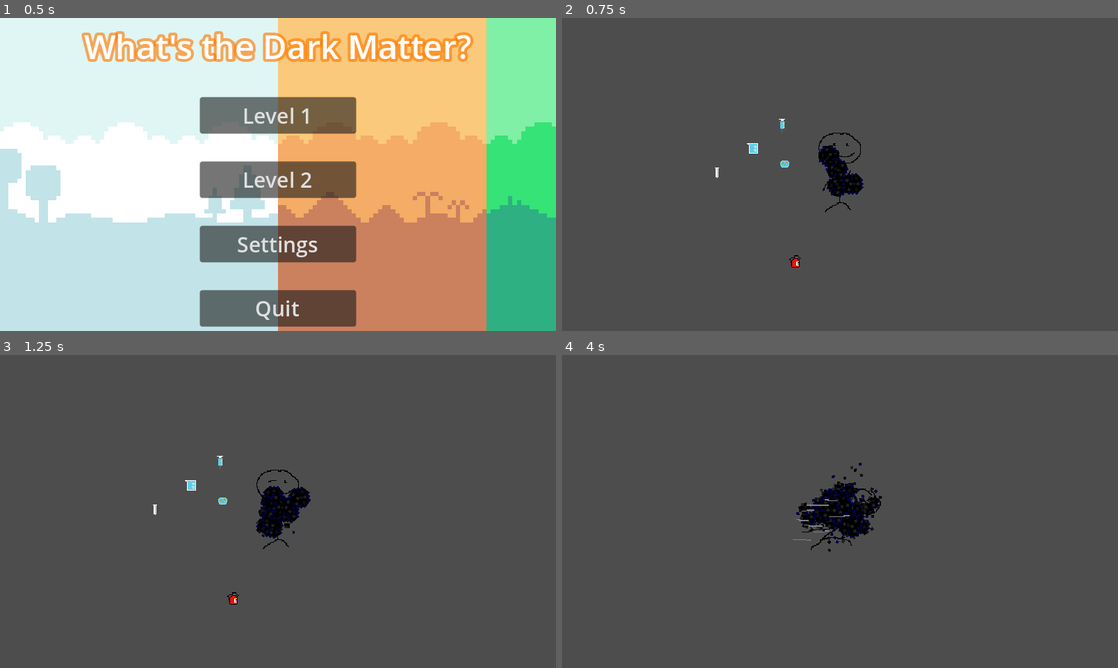
Above: before the commit, frames 1-4 (two rows, left to right).
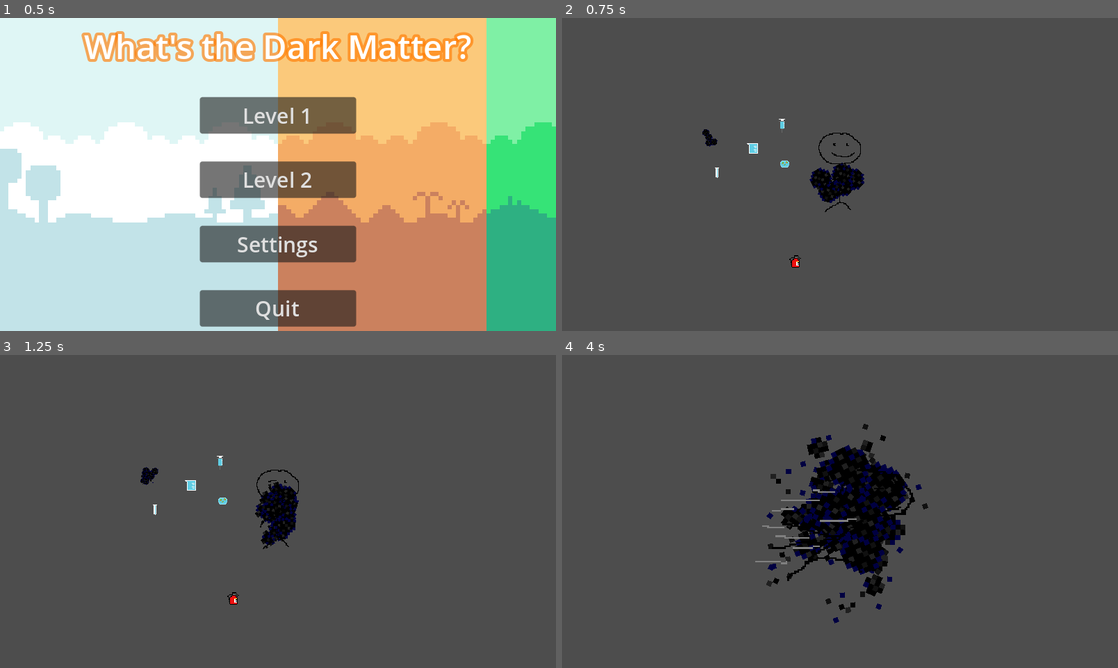
Above: after the commit, the same moments.

Repository: BenBenBenB/godot-testing-2d
Game: Godot game, scene res://scene/main.tscn
Two runs of this game, one before a commit and one after it. Both use one fixed random seed, a clock stepped at 60 frames per second and the inputs below.
Inputs:
- Up to frame 1 (0.5 s): no input
- Up to frame 2 (0.75 s): click "Level 2" at 0.5 s
- Up to frame 3 (1.25 s): no input
- Up to frame 4 (4 s): tap Enter (ui_accept) at 1.25, 1.52, 2.27, 3.77 s; hold Space (grow) 1.28-2.03 s; hold D (move_right) 1.28-2.78 s; tap Shift (shrink) at 1.55, 2.1, 3.05, 3.6 s; tap Space (grow) at 2.3, 3.8 s; hold A (move_left) 2.78-3.53 s; hold Space (grow) 2.78-3.53 s; hold D (move_right) from 3.53 s (still down)

Frame 1 is identical in both runs. In frame 2, 0.8% of the frame differs, in the area x 25-55%, y 35-60%; in frame 3, 1.0%; in frame 4, 6.1%, in the area x 34-66%, y 22-86%.

Commit message:
fix editor complaints

Diff:
--- a/scene/entity/player_top_down.gd
+++ b/scene/entity/player_top_down.gd
@@ -3,18 +3,18 @@
 var gravity = 0
 
 @export var mass: float = 1000.0
-const NORMALMASS: float = 1000.0
+@export var normal_mass: float = 1000.0 # mass value where scale == 1
 @onready var animated_sprite_2d = $AnimatedSprite2D
 
 func _process(_delta):
 	animated_sprite_2d.flip_h = velocity.x < 0
 	animated_sprite_2d.play()
 	if Input.is_action_pressed("grow"):
-		mass += 1
+		mass += 10
 	elif Input.is_action_pressed("shrink"):
-		mass -= 1
-	var scale_factor = mass/NORMALMASS
-	scale = Vector2(scale_factor,scale_factor)
+		mass -= 10
+	var scale_factor = mass / normal_mass
+	scale = Vector2(scale_factor, scale_factor)
 
 func _physics_process(_delta):
 	move_and_slide()
--- a/scene/entity/player_top_down.tscn
+++ b/scene/entity/player_top_down.tscn
@@ -9,7 +9,7 @@
 [ext_resource type="Texture2D" uid="uid://bxylosxc2b4xd" path="res://art/temp/player_jump_1.png" id="4_j1n8h"]
 [ext_resource type="Texture2D" uid="uid://cggbh0qojkxpb" path="res://art/temp/player_dash_1.png" id="5_0e855"]
 [ext_resource type="Texture2D" uid="uid://d1vlwbljpa22b" path="res://art/temp/player_dash_2.png" id="6_v72dd"]
-[ext_resource type="Script" path="res://script/manager/state_machine.gd" id="8_t3sva"]
+[ext_resource type="Script" path="res://script/classes/state_machine.gd" id="8_t3sva"]
 
 [sub_resource type="CanvasItemMaterial" id="CanvasItemMaterial_8codi"]
 particles_animation = true
--- a/scene/entity/test_player.gd
+++ b/scene/entity/test_player.gd
@@ -1,22 +1,20 @@
 extends CharacterBody2D
 
-
-var speed : int = 100
+var speed: int = 100
 var size = 1.0
 
 func get_input():
 	var input_dir = Input.get_vector("move_left", "move_right", "move_up", "move_down")
 	velocity = input_dir * speed
 
-
-func eat_food(food_value: float):
+func consume_mass(food_value: float):
 	size += food_value
-	$CollisionShape2D.scale = Vector2(size,size)
+	$CollisionShape2D.scale = Vector2(size, size)
 
 func _process(_delta):
 	pass
 
-func _physics_process(delta):
+func _physics_process(_delta):
 	get_input()
 	move_and_slide()
 
--- a/scene/level/level_02.tscn
+++ b/scene/level/level_02.tscn
@@ -1,7 +1,8 @@
-[gd_scene load_steps=4 format=3 uid="uid://c54m08gugew1i"]
+[gd_scene load_steps=5 format=3 uid="uid://c54m08gugew1i"]
 
 [ext_resource type="Script" path="res://script/classes/level.gd" id="1_t2a0g"]
 [ext_resource type="PackedScene" uid="uid://0f4itcoh0tyx" path="res://scene/entity/player_top_down.tscn" id="2_gl44q"]
+[ext_resource type="PackedScene" uid="uid://dev35xoudhei" path="res://scene/entity/test_player.tscn" id="3_awf55"]
 [ext_resource type="PackedScene" uid="uid://btofm7mdpmx3r" path="res://scene/entity/generic_food.tscn" id="3_l51dj"]
 
 [node name="Level" type="Node"]
@@ -10,6 +11,8 @@
 
 [node name="PlayerTopDown" parent="." instance=ExtResource("2_gl44q")]
 position = Vector2(150, 41)
+
+[node name="antimatter" parent="." instance=ExtResource("3_awf55")]
 
 [node name="Generic food" parent="." instance=ExtResource("3_l51dj")]
 position = Vector2(86, 27)
--- a/scene/main.gd
+++ b/scene/main.gd
@@ -9,7 +9,7 @@
 	LevelManager.main_scene = _scene_2d
 	LevelManager.levels = available_levels
 
-func _process(delta):
+func _process(_delta):
 	if Input.is_action_just_pressed("exit"):
 		LevelManager.unload_level()
 		_main_menu.activate()
--- a/scene/ui/main_menu.gd
+++ b/scene/ui/main_menu.gd
@@ -1,12 +1,10 @@
 class_name MainMenu
 extends Control
 
-# Called when the node enters the scene tree for the first time.
 func _ready():
-	pass # Replace with function body.
+	pass
 
-# Called every frame. 'delta' is the elapsed time since the previous frame.
-func _process(delta):
+func _process(_delta):
 	pass
 
 func _on_play_button_pressed():
@@ -18,7 +16,7 @@
 	deactivate()
 
 func _on_settings_button_pressed():
-	pass # Replace with function body.
+	pass
 
 func _on_quit_button_pressed():
 	get_tree().quit()
--- a/script/classes/state.gd
+++ b/script/classes/state.gd
@@ -9,8 +9,8 @@
 func exit() -> void:
 	pass
 
-func update(delta: float) -> void:
+func update(_delta: float) -> void:
 	pass
 
-func physics_update(delta: float) -> void:
+func physics_update(_delta: float) -> void:
 	pass
--- a/script/manager/level_manager.gd
+++ b/script/manager/level_manager.gd
@@ -1,9 +1,9 @@
 extends Node
 
-var levels : Array[LevelData]
+var levels: Array[LevelData]
 
-var main_scene : Node2D = null
-var loaded_level : Level = null
+var main_scene: Node2D = null
+var loaded_level: Level = null
 
 func unload_level() -> void:
 	if is_instance_valid(loaded_level):
@@ -11,9 +11,9 @@
 
 	loaded_level = null
 
-func load_level(level_id:int) -> void:
+func load_level(level_id: int) -> void:
 	unload_level()
-	var level_data : LevelData = get_level_data(level_id)
+	var level_data: LevelData = get_level_data(level_id)
 	if not level_data:
 		return
 
@@ -26,10 +26,8 @@
 	else:
 		print("level not found: %s" % [level_path])
 
-
 func get_level_data(id: int) -> LevelData:
-	var level_data : LevelData = null
-	for lvl : LevelData in levels:
+	for lvl: LevelData in levels:
 		if lvl.level_id == id:
 			return lvl
 	return null
--- a/script/state/player/player_idle.gd
+++ b/script/state/player/player_idle.gd
@@ -3,7 +3,7 @@
 
 @export var walk_state: State
 
-@onready var animated_sprite_2d = $"../../AnimatedSprite2D"
+@onready var player_top_down = $"../.."
 
 var idle_timer: float
 
@@ -17,7 +17,7 @@
 	var input_dir = Input.get_vector("move_left", "move_right", "move_up", "move_down")
 	if not input_dir.is_zero_approx():
 		Transitioned.emit(walk_state)
-	animated_sprite_2d.animation = "idle"
+	player_top_down.animated_sprite_2d.animation = "idle"
 	idle_timer += delta
 
 
--- a/script/state/player/player_walk.gd
+++ b/script/state/player/player_walk.gd
@@ -5,7 +5,6 @@
 @export var idle_state: State
 
 @onready var player_top_down = $"../.."
-@onready var animated_sprite_2d = $"../../AnimatedSprite2D"
 
 var walk_timer: float = 0.0
 
@@ -19,7 +18,7 @@
 	var input_dir = Input.get_vector("move_left", "move_right", "move_up", "move_down")
 	if input_dir.is_zero_approx():
 		Transitioned.emit(idle_state)
-	animated_sprite_2d.animation = "walk"
+	player_top_down.animated_sprite_2d.animation = "walk"
 	walk_timer += delta
 
 func physics_update(_delta: float):
Renamed: script/manager/state_machine.gd -> script/classes/state_machine.gd
